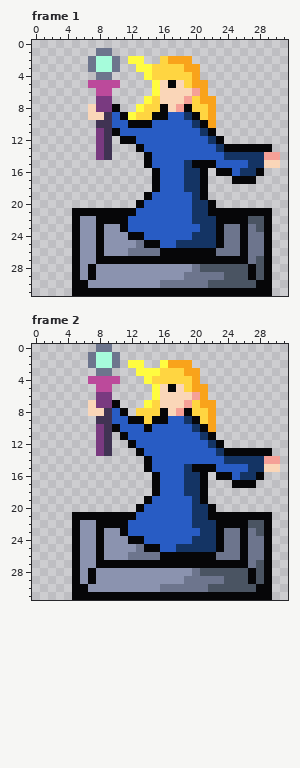
A pixel-art file gets an edit: TowerDefense/mage.aseprite. That is the earlier state.
32x32 pixels, 2 frames. Shown: frame 1, frame 2. The commit also changed other frames, which this record leaves out.
Once edited:
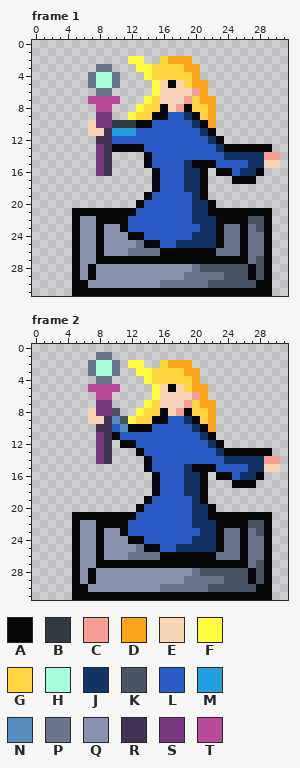
Palette (. is transparent): A #060608  B #333941  C #f5a097  D #f9a31b  E #fad6b8  F #fffc40  G #ffd541  H #a6fcdb  J #143464  K #4a5462  L #285cc4  M #249fde  N #588dbe  P #6d758d  Q #8b93af  R #403353  S #793a80  T #bc4a9b
The exact change:
Frame 1:
y 1: x 8..9 PP -> ..
y 2: x 7..10 PHHP -> ....
y 3: x 7..10 PHHP -> .PP.
y 4: x 7..10 .PP. -> PHHP
y 5: x 7..10 TTTT -> PHHP
y 6: x 8..9 TT -> PP
y 7: x 7..10 .SS. -> TTTT
y 8: x 7..10 ESSA -> .TT.
y 9: x 7..11 EERLA -> .SS..
y 10: x 7..12 .RRLLA -> ESSBBB
y 11: x 7..8 .S -> EE; x 10..12 ALL -> MMM
y 12: x 8 S -> R; x 10..12 .AA -> LLL
y 13: x 10..12 ... -> AAA
y 15..16: x 8..9 .. -> SR
Frame 2:
y 0: x 8..9 PP -> ..
y 1: x 7..10 PHHP -> .PP.
y 2: x 16 F -> G
y 3: x 7..10 .PP. -> PHHP; x 15 F -> G
y 4: x 7..10 TTTT -> .PP.
y 5: x 7 . -> T; x 10 . -> T
y 6: x 8..9 SS -> TT
y 7: x 7 E -> .; x 10 A -> .
y 8: x 8..11 ERLA -> SSK.; x 13 G -> F
y 9: x 7..8 .R -> EE; x 10..13 LLAA -> NKFG
y 10: x 8 S -> R; x 10..13 ALLL -> LNAA
y 11: x 10..11 .A -> AL
y 12: x 11 . -> A
y 14: x 8..9 .. -> SR
